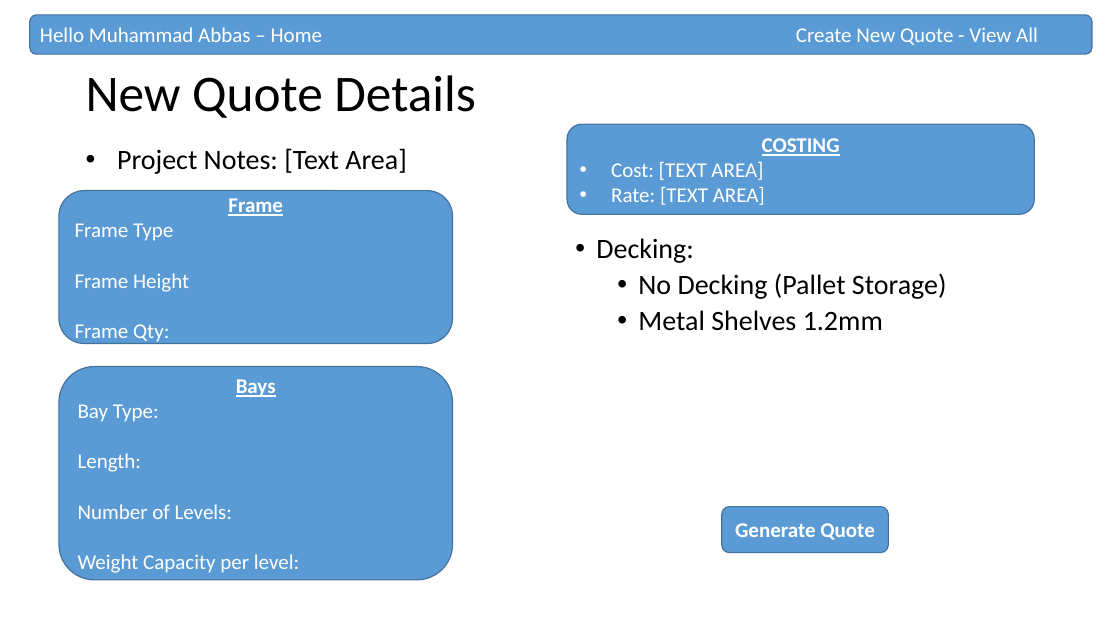
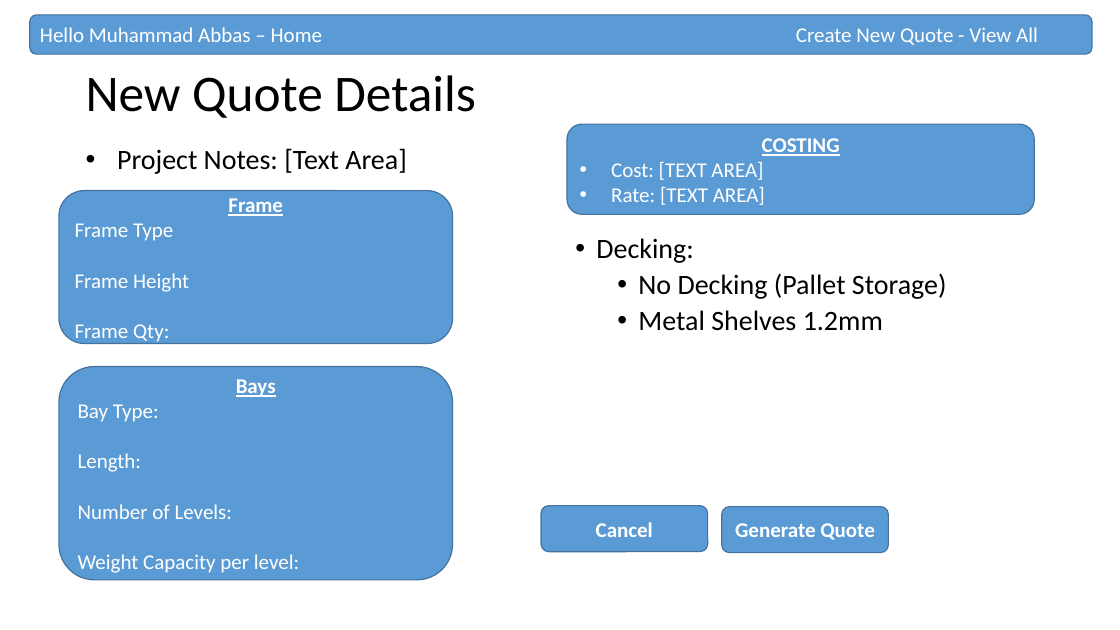
Before and after one commit to mohammed52/quotation-automator, a slide deck: slide 5 of app-pallet-rack-costing.pptx. Drawn at 1120x630 pixels with LibreOffice and Linux fonts; fonts in the diff are those of the drawing. Boxes give left, top, right and bottom in pixels: in the first picture for what was removed or moved away, otherwise in the second. Text is boxed around its words. In the diff, an @@ line names an element or a change of style, - is before the commit and + after.

```diff
--- a/app-pallet-rack-costing.pptx
+++ b/app-pallet-rack-costing.pptx
@@ rounded rectangle added at (541, 506, 707, 552), fill #5B9BD5, outline #43739E 1 pt, 18 pt, text #FFFFFF, bold @@
+Cancel
```
Also in this commit, not shown: 8 other files.
